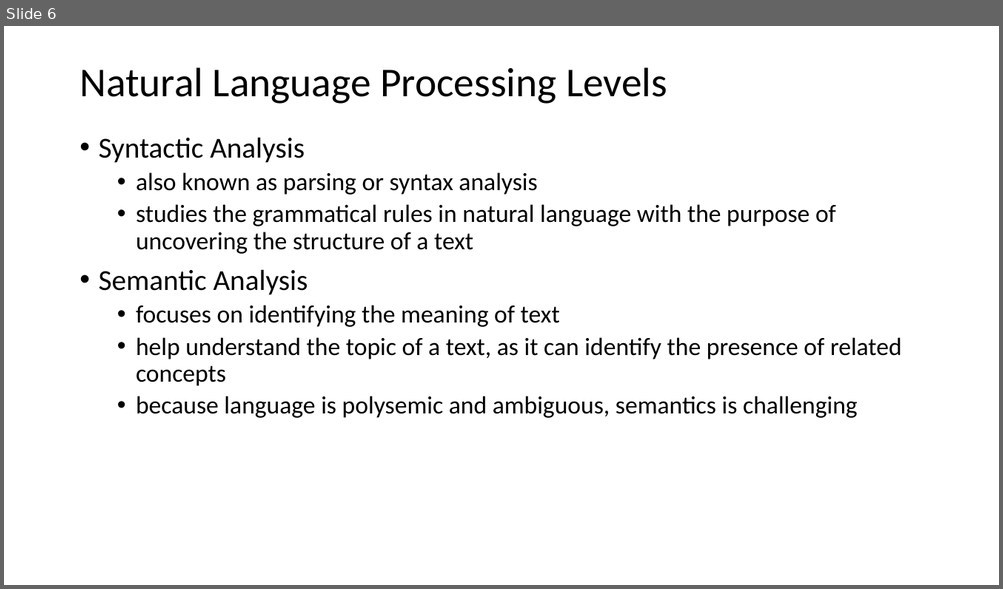
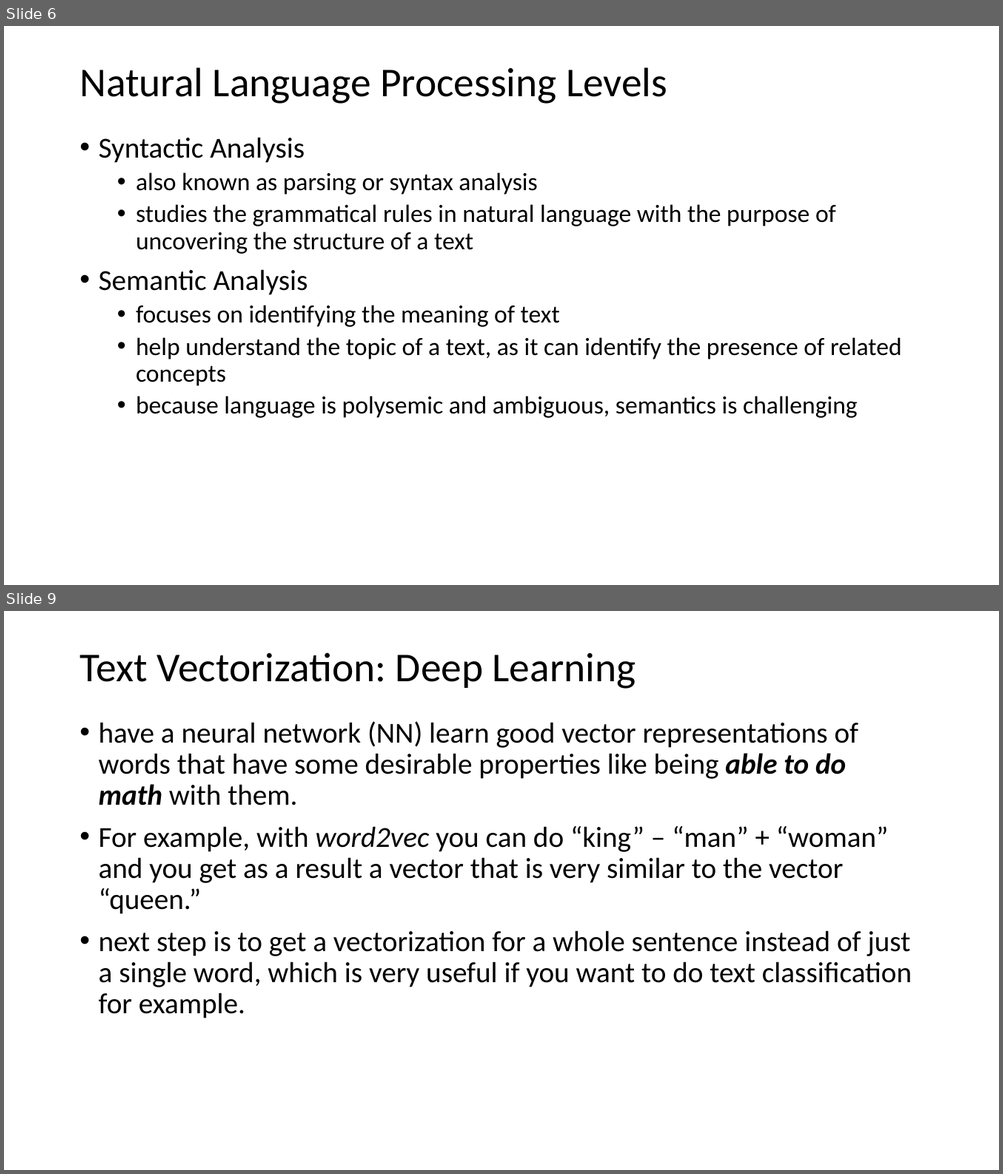
Before and after one commit to antongeorgescu/machine-learning-documentation, a slide deck: Natural Language Processing - Presentation.pptx. Shown one above the other, each under a label of ours: slide 6 before the commit, slides 6 and 9 after it; the slides between them are not shown. The pictures are 1003x589 and 1003x1174 pixels, drawn with LibreOffice and Linux fonts; fonts in the diff are those of the drawing. Boxes give left, top, right and bottom in pixels: in the first picture for what was removed or moved away, otherwise in the second. Text is boxed around its words. In the diff, an @@ line names an element or a change of style, - is before the commit and + after.

```diff
--- a/Natural Language Processing - Presentation.pptx
+++ b/Natural Language Processing - Presentation.pptx
@@ slide 9 added at (4, 611, 999, 1170), background #FFFFFF @@
@@ title added at (79, 652, 636, 689), 39.6 pt, text #000000 @@
+Text Vectorization: Deep Learning
@@ text added at (99, 721, 911, 1019), 28 pt, text #000000 @@
+• have a neural network (NN) learn good vector representations of words that have some desirable properties like being able to do math with them.
+• For example, with word2vec you can do “king” – “man” + “woman” and you get as a result a vector that is very similar to the vector “queen.”
+• next step is to get a vectorization for a whole sentence instead of just a single word, which is very useful if you want to do text classification for example.
```
Also in this commit, not shown: 12 slides changed, 4 other slides added, 1 slide removed.
